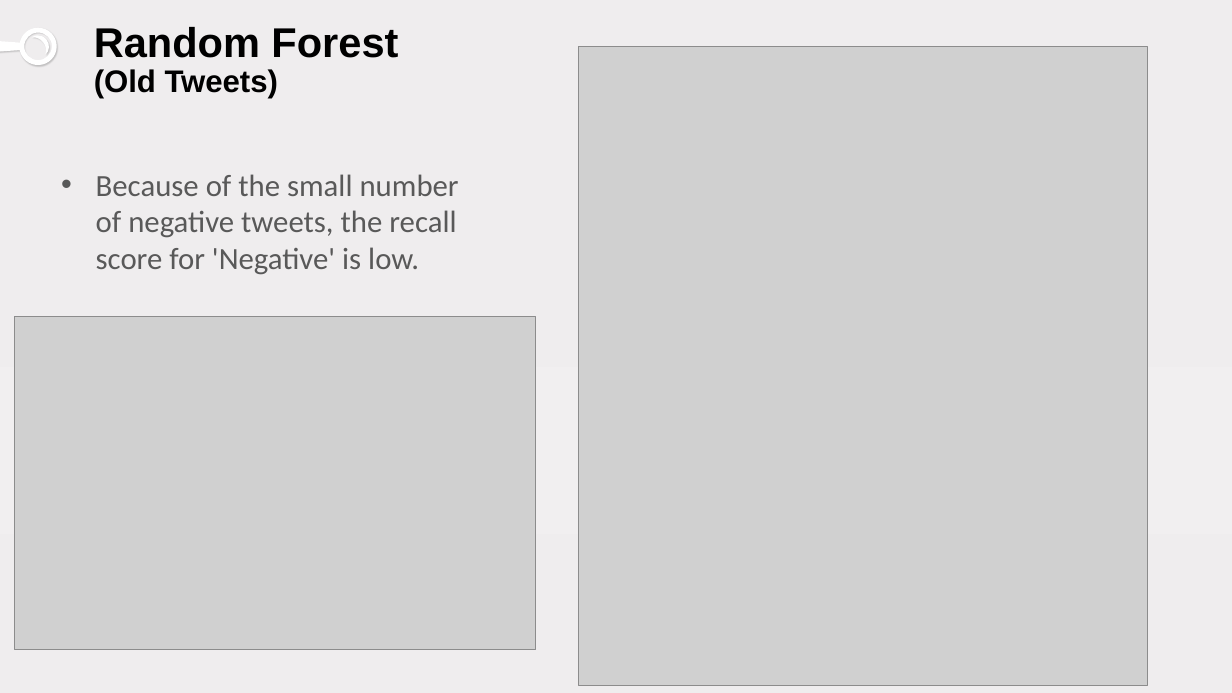
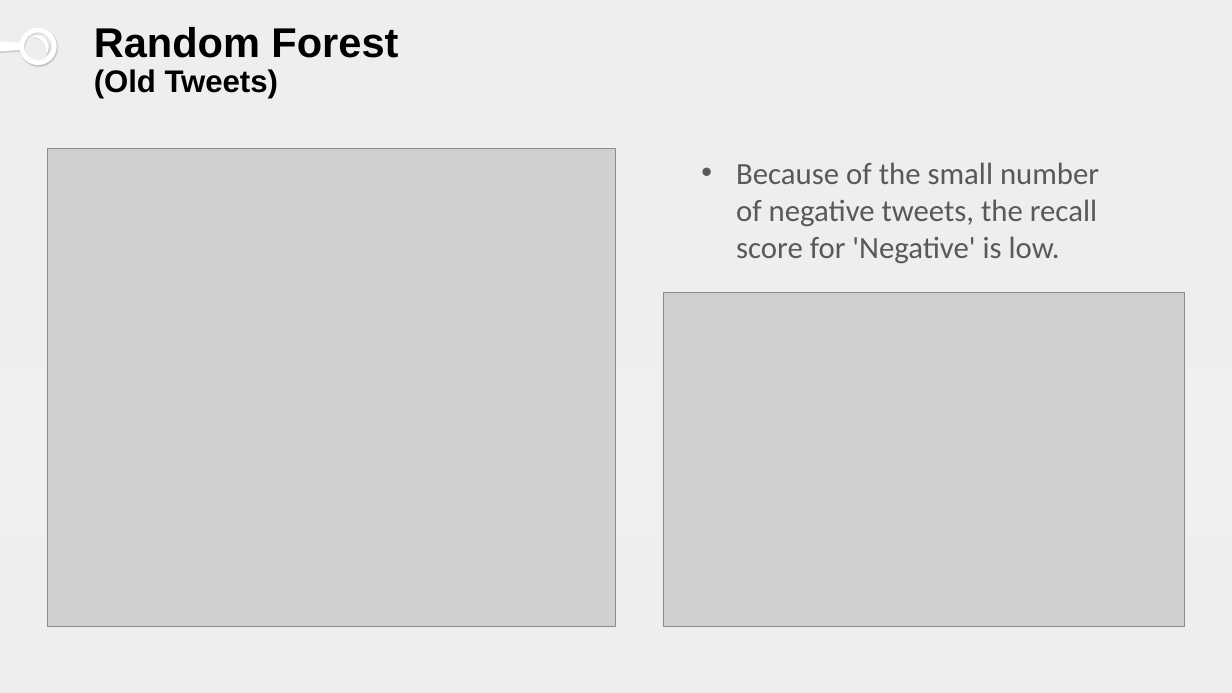
Before and after one commit to samlimish/Project5, a slide deck: slide 5 of twitter.pptx. Drawn at 1232x693 pixels with LibreOffice and Linux fonts; fonts in the diff are those of the drawing; grey boxes stand for pictures. Boxes give left, top, right and bottom in pixels: in the first picture for what was removed or moved away, otherwise in the second. Text is boxed around its words. In the diff, an @@ line names an element or a change of style, - is before the commit and + after.

```diff
--- a/twitter.pptx
+++ b/twitter.pptx
@@ picture: place and size @@
-picture at [579,47,1147,686]
+picture at [47,149,616,627]
@@ text "Because of the small number ...": place and size @@
-text "Because of the small number ..." at [96,174,459,275]
+text "Because of the small number ..." at [736,162,1099,264]
@@ picture: place and size @@
-picture at [14,316,535,650]
+picture at [664,293,1185,627]
```
Also in this commit, not shown: 4 other slides changed, 6 slides added, 3 slides removed, 15 other files.
